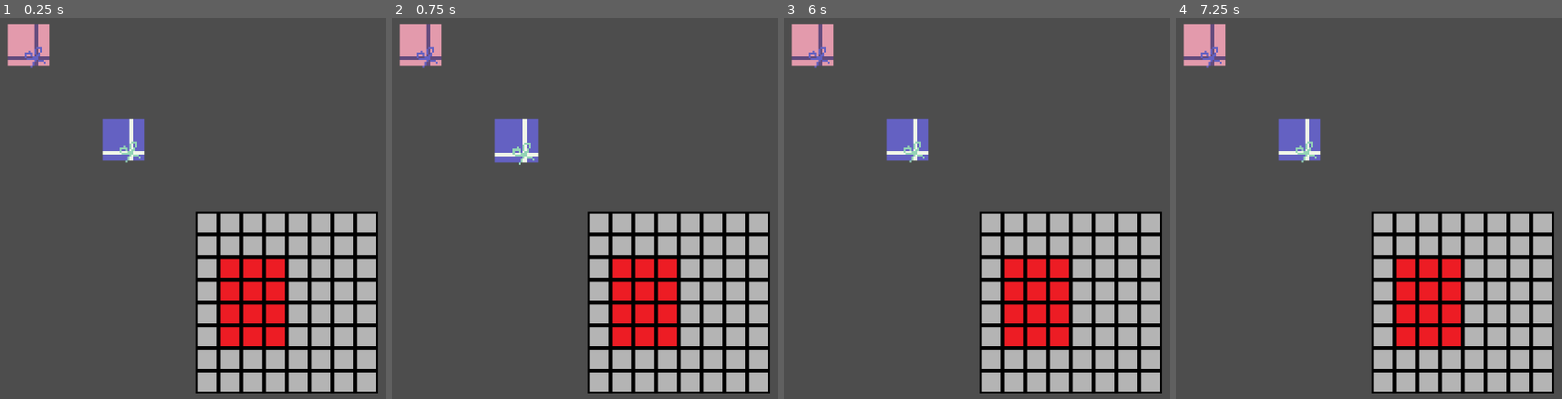
Above: before the commit, frames 1-4 (left to right).
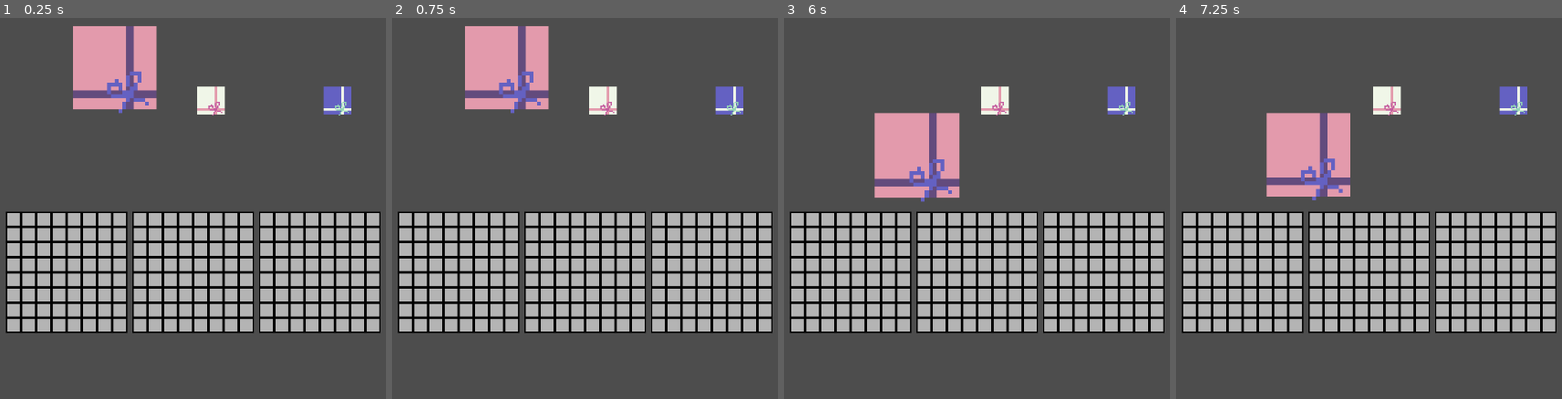
Above: after the commit, the same moments.

Repository: SuperDuperOrganisationsname/DevsThatJam9
Game: Godot game, scene res://scenes/lukas_test.tscn
Same seed, same stepped clock (60 frames per second), same inputs: the game is played once before the commit and once after it. This scene is started directly instead of the project's main scene.
Inputs (mouse positions are in pixels of both pictures, inside the frame that each line leads up to):
- Up to frame 1 (0.25 s): no input
- Up to frame 2 (0.75 s): tap Enter at 0.5 s; move the mouse to (515, 139) at 0.52 s; press the mouse at (515, 139) at 0.53 s
- Up to frame 3 (6 s): tap Space at 1.25, 2.75, 4.25 s; move the mouse to (811, 44) at 1.27 s; release the mouse at (811, 44) at 1.28 s; click (811, 44) at 1.35 s; tap Enter at 2, 3.5 s; move the mouse to (1054, 120) at 2.02 s; press the mouse at (1054, 120) at 2.03 s; move the mouse to (942, 292) at 2.77 s; release the mouse at (942, 292) at 2.78 s; click (942, 292) at 2.85 s; move the mouse to (outside the picture) at 3.52 s; press the mouse at (outside the picture) at 3.53 s; move the mouse to (outside the picture) at 4.27 s; release the mouse at (outside the picture) at 4.28 s; click (outside the picture) at 4.35 s; move the mouse to (1015, 212) at 5.02 s; press the mouse at (1015, 212) at 5.03 s; move the mouse to (868, 109) at 5.77 s; release the mouse at (868, 109) at 5.78 s; click (868, 109) at 5.85 s
- Up to frame 4 (7.25 s): move the mouse to (1531, 189) at 6.52 s; press the mouse at (1531, 189) at 6.53 s

The runs differ from the first frame. In frame 1, 40% of the frame differs, in the area x 1-99%, y 1-99%; in frame 2, 40%; in frame 3, 39%; in frame 4, 39%.

Commit message:
sort scaled gifts by color

Diff:
--- a/scenes/gift.tscn
+++ b/scenes/gift.tscn
@@ -7,7 +7,6 @@
 
 [node name="Gift" type="Node2D"]
 script = ExtResource("1_pxn2a")
-size = Vector2i(2, 2)
 texture = ExtResource("2_16slj")
 
 [node name="Area2D" type="Area2D" parent="."]
--- a/scenes/lukas_test.tscn
+++ b/scenes/lukas_test.tscn
@@ -6,13 +6,30 @@
 [node name="LukasTest" type="Node2D"]
 
 [node name="PackingGrid" parent="." instance=ExtResource("1_xmwxt")]
+position = Vector2(-150, 0)
+
+[node name="PackingGrid2" parent="." instance=ExtResource("1_xmwxt")]
+position = Vector2(-50, 0)
+color = 1
+
+[node name="PackingGrid3" parent="." instance=ExtResource("1_xmwxt")]
+position = Vector2(50, 0)
+color = 2
 
 [node name="Camera2D" type="Camera2D" parent="."]
-zoom = Vector2(3, 3)
+zoom = Vector2(2, 2)
 
 [node name="Gift" parent="." instance=ExtResource("2_al36n")]
-position = Vector2(-50, -50)
-color = 2
+position = Vector2(-100, -150)
+gift_size = Vector2i(2, 2)
+scale_size = 3
 
 [node name="Gift2" parent="." instance=ExtResource("2_al36n")]
-position = Vector2(-100, -100)
+position = Vector2(0, -100)
+gift_size = Vector2i(2, 2)
+color = 1
+
+[node name="Gift3" parent="." instance=ExtResource("2_al36n")]
+position = Vector2(100, -100)
+gift_size = Vector2i(2, 2)
+color = 2
--- a/scripts/gift.gd
+++ b/scripts/gift.gd
@@ -1,8 +1,11 @@
 extends Node2D
 
-@export var size: Vector2i
+@export var gift_size: Vector2i
+@export var scale_size: int = 1
 @export var texture: Texture2D
 @export var color: int
+
+@onready var size: Vector2i = gift_size * scale_size
 
 var sprite: Sprite2D
 
@@ -23,13 +26,14 @@
 
 	add_child(sprite)
 
+	scale = Vector2(scale_size, scale_size)
 	for c in $Area2D.get_children():
 		if c is CollisionShape2D:
 			var shape = RectangleShape2D.new()
-			shape.size = (size * Globals.TILE_SIZE) as Vector2
+			shape.size = (gift_size * Globals.TILE_SIZE) as Vector2
 			c.shape = shape
 
-	$Area2D.position += (size * Globals.TILE_SIZE) as Vector2 / 2
+	$Area2D.position += (gift_size * Globals.TILE_SIZE) as Vector2 / 2
 
 # Called every frame. 'delta' is the elapsed time since the previous frame.
 func _process(delta: float) -> void:
@@ -42,8 +46,12 @@
 		offset = get_global_mouse_position() - global_position
 		Globals.is_dragging = true
 		Globals.current_gift = self
+
+		_on_select_gift()
 	if Input.is_action_pressed("click"):
 		global_position = get_global_mouse_position() - offset
+
+		_on_drag_gift()
 	elif Input.is_action_just_released("click"):
 		Globals.is_dragging = false
 		if Globals.current_grid:
@@ -53,30 +61,50 @@
 			tween.tween_property(self, "position", Globals.current_grid.gift_global_position as Vector2, 0.2).set_ease(Tween.EASE_OUT)
 			Globals.current_grid.place_rect(Rect2i(Globals.current_grid.gift_position, size))
 
+			_on_place_gift()
 			$Area2D.process_mode = Node.PROCESS_MODE_DISABLED
 		else:
 			tween.tween_property(self, "global_position", initial_position, 0.2).set_ease(Tween.EASE_OUT)
+			_on_reject_gift()
 		Globals.current_gift = null
+		Globals.current_grid = null
 
+func _on_select_gift():
+	pass
+
+func _on_drag_gift():
+	pass
+
+func _on_place_gift():
+	pass
+
+func _on_reject_gift():
+	pass
 
 func _on_area_2d_mouse_entered() -> void:
 	if not Globals.is_dragging:
 		draggable = true
-		scale = Vector2(1.05, 1.05)
+		scale = Vector2(scale_size + 0.05, scale_size + 0.05)
+		Globals.current_gift = self
 
 
 func _on_area_2d_mouse_exited() -> void:
 	if not Globals.is_dragging:
 		draggable = false
-		scale = Vector2(1, 1)
+		scale = Vector2(scale_size, scale_size)
+		Globals.current_gift = null
 
 
 func _on_area_2d_body_entered(body: Node2D) -> void:
+	if color != body.color:
+		return
 	Globals.current_grid = body
 	Globals.current_grid.gift_inside = true
 
 
 func _on_area_2d_body_exited(body: Node2D) -> void:
+	if color != body.color:
+		return
 	can_be_dropped = false
 	Globals.current_grid.gift_inside = false
 	Globals.current_grid = null
--- a/scripts/packing_grid.gd
+++ b/scripts/packing_grid.gd
@@ -2,9 +2,12 @@
 
 @export var empty_state: Texture2D
 @export var full_state: Texture2D
+@export var color: int
 
 var grid_states: Array[bool] = []
 var grid_size: Vector2i = Vector2i(8, 8)
+
+var placed_tiles: int = 0
 
 var textures: Array[Sprite2D] = []
 
@@ -18,7 +21,7 @@
 	shape.size = (grid_size * Globals.TILE_SIZE) as Vector2
 	$CollisionShape2D.shape = shape
 	$CollisionShape2D.position += (grid_size * Globals.TILE_SIZE) as Vector2 / 2
-	_reset_grid()
+	reset_grid()
 
 	for x in range(grid_size.x):
 		for y in range(grid_size.y):
@@ -29,17 +32,16 @@
 			add_child(sprite)
 			textures.append(sprite)
 
-	place_rect(Rect2i(1, 2, 3, 4))
-
-func _reset_grid():
+func reset_grid():
 	grid_states.clear()
 	for i in range(grid_size.x * grid_size.y):
 		grid_states.append(false)
+	placed_tiles = 0
 
 func is_rect_placeable(rect: Rect2i) -> bool:
 	for x in range(rect.position.x, rect.end.x):
 		for y in range(rect.position.y, rect.end.y):
-			if grid_states[y + x * grid_size.x]:
+			if x < 0 or y < 0 or x >= grid_size.x or y >= grid_size.y or grid_states[y + x * grid_size.x]:
 				return false
 
 	return true
@@ -51,6 +53,7 @@
 	for x in range(rect.position.x, rect.end.x):
 		for y in range(rect.position.y, rect.end.y):
 			grid_states[y + x * grid_size.x] = true
+			placed_tiles += 1
 
 	_update_textures()
 
@@ -63,8 +66,8 @@
 
 # Called every frame. 'delta' is the elapsed time since the previous frame.
 func _process(delta: float) -> void:
-	if gift_inside:
-		var pos = (Globals.current_gift.global_position - global_position) as Vector2i
+	if gift_inside and Globals.current_gift:
+		var pos = (Globals.current_gift.global_position - global_position) as Vector2i + Vector2i(2, 2)
 		gift_position = pos / Globals.TILE_SIZE
 		gift_global_position = (global_position as Vector2i + gift_position * Globals.TILE_SIZE) as Vector2
 
